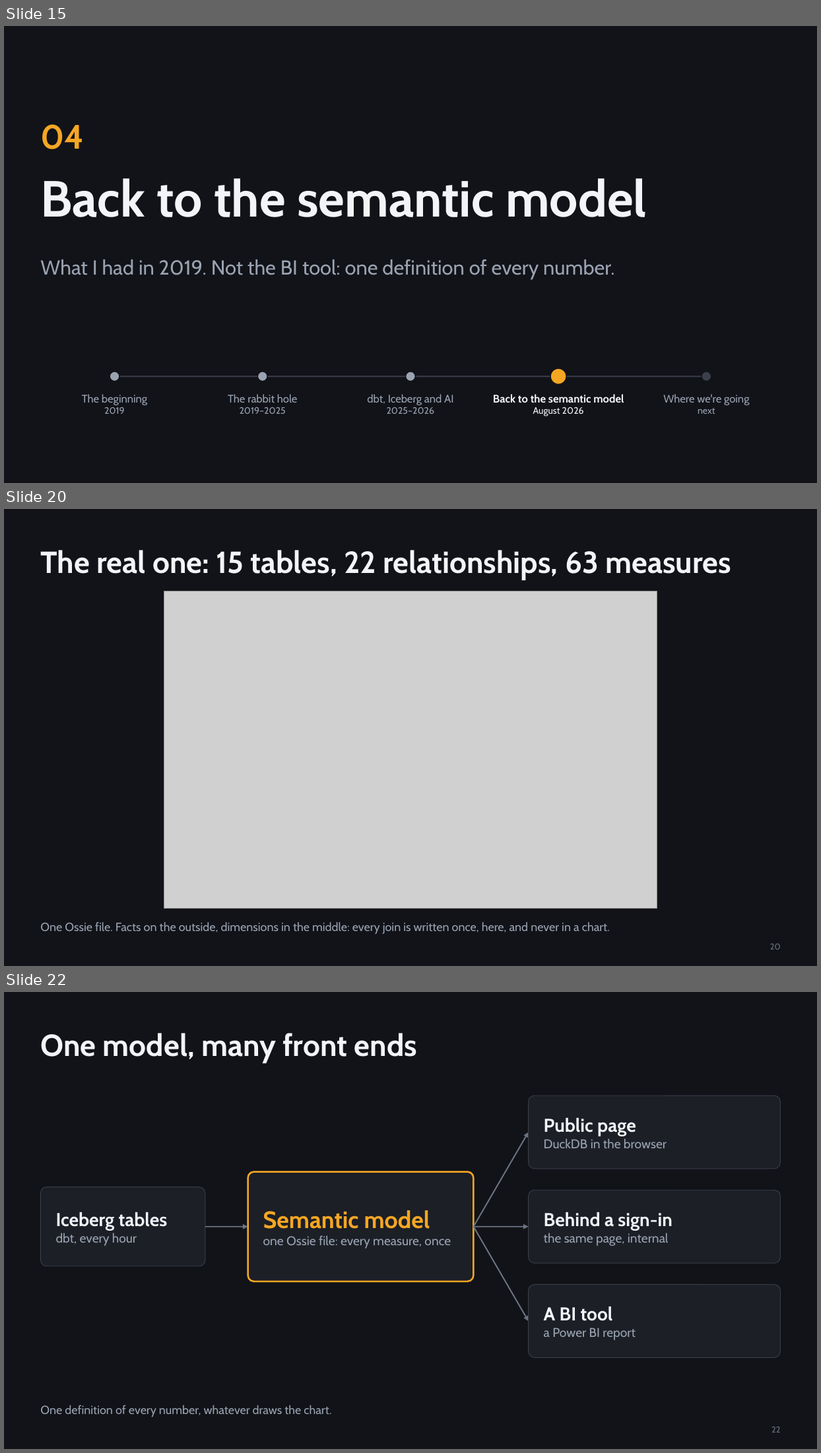
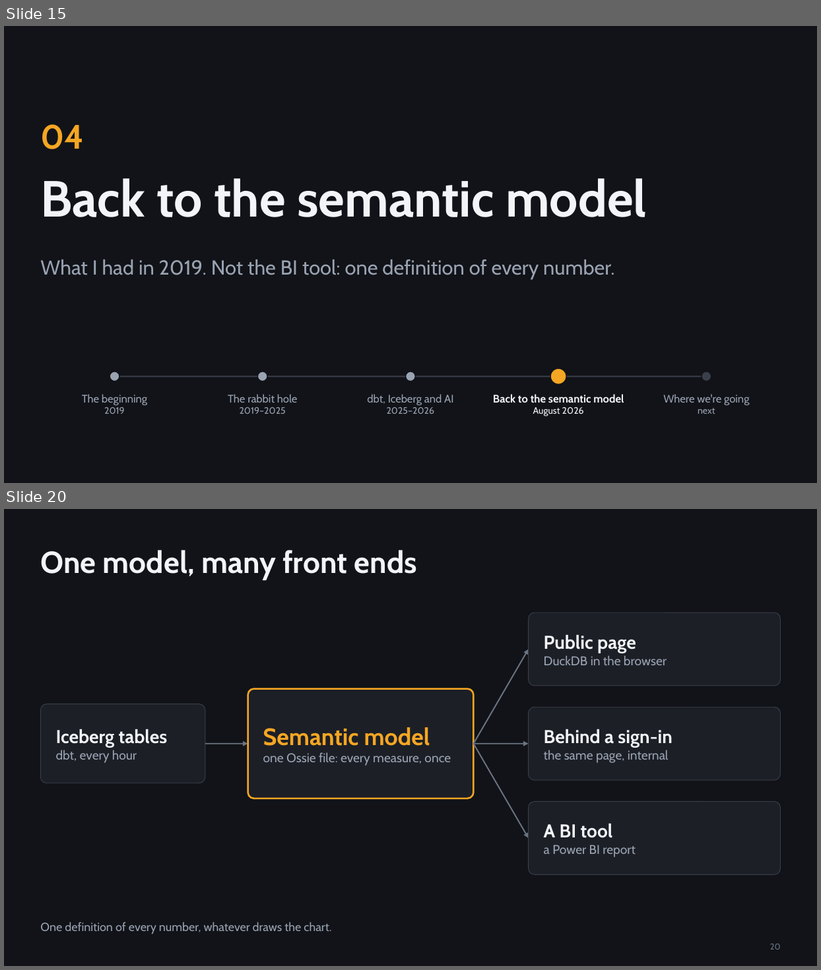
Before and after one commit to djouallah/presentations, a slide deck: analytics-as-code/analytics-as-code.pptx. Shown one above the other, each under a label of ours: slides 15, 20 and 22 before the commit, slides 15 and 20 after it; the slides between them are not shown. The pictures are 821x1453 and 821x970 pixels, drawn with LibreOffice and Linux fonts; fonts in the diff are those of the drawing; grey boxes stand for pictures. Boxes give left, top, right and bottom in pixels: in the first picture for what was removed or moved away, otherwise in the second. Text is boxed around its words. In the diff, an @@ line names an element or a change of style, - is before the commit and + after.

```diff
--- a/analytics-as-code/analytics-as-code.pptx
+++ b/analytics-as-code/analytics-as-code.pptx
@@ slide 20 removed at [4, 509, 817, 966], background #111318 @@
@@ title removed at [40, 550, 731, 580] @@
-The real one: 15 tables, 22 relationships, 63 measures
@@ picture removed at [164, 591, 657, 908] @@
@@ text removed at [40, 922, 610, 935] @@
-One Ossie file. Facts on the outside, dimensions in the middle: every join is written once, here, and never in a chart.
@@ page number removed at [770, 944, 781, 950] @@
-20
@@ what was slide 22 is now slide 20 @@
@@ page number at [770, 944, 781, 950]: text changed @@
-22
+20
```
Also in this commit, not shown: 4 slides changed, 1 slide added, 4 other slides removed, 5 other files.
